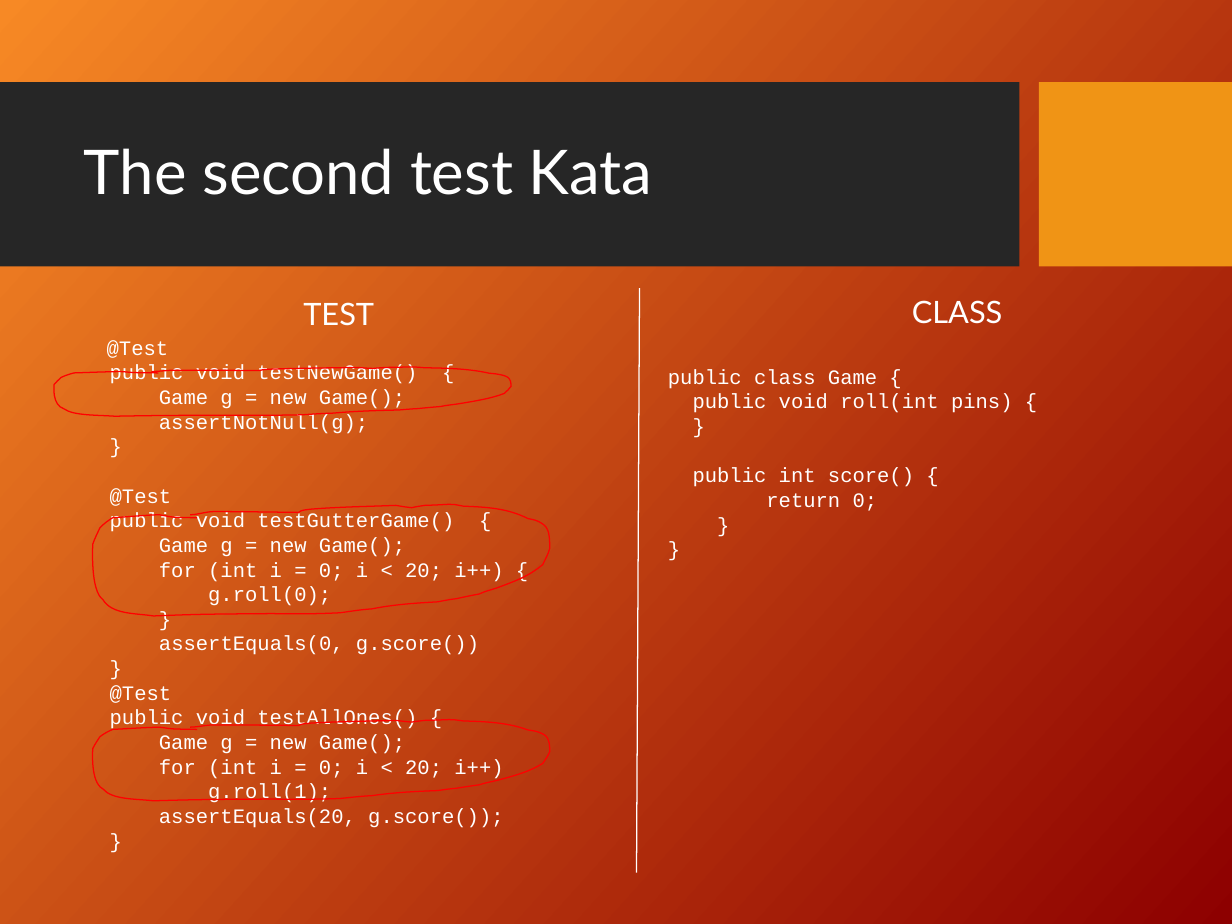
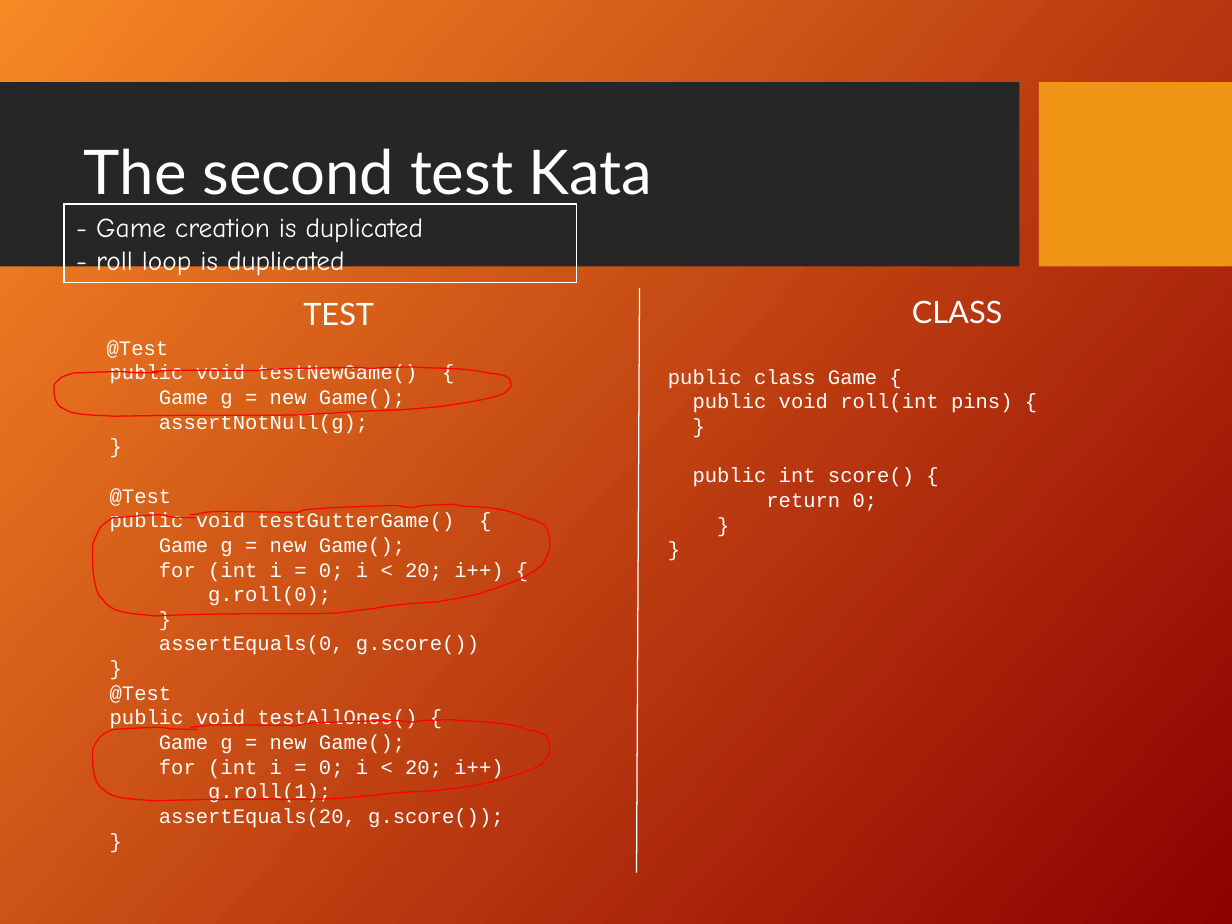
Before and after one commit to dkneuma/BowlingGame, a slide deck: slide 26 of Documentation/Bowling Game Kata.ppt (slide 25 before the commit). Drawn at 1232x924 pixels with LibreOffice and Linux fonts; fonts in the diff are those of the drawing; background and template pictures are left out. Boxes give left, top, right and bottom in pixels: in the first picture for what was removed or moved away, otherwise in the second. Text is boxed around its words. In the diff, an @@ line names an element or a change of style, - is before the commit and + after.

Commit message:
Finished Second Kata

```diff
--- a/Documentation/Bowling Game Kata.ppt
+++ b/Documentation/Bowling Game Kata.ppt
@@ rectangle added at [64,205,577,283], outline #FFFFFF 0.74 pt, 16 pt, text #FFFFFF @@
+- Game creation is duplicated
+- roll loop is duplicated
```
Also in this commit, not shown: 13 other slides changed, 4 slides added, 24 slides removed, 7 other files.
